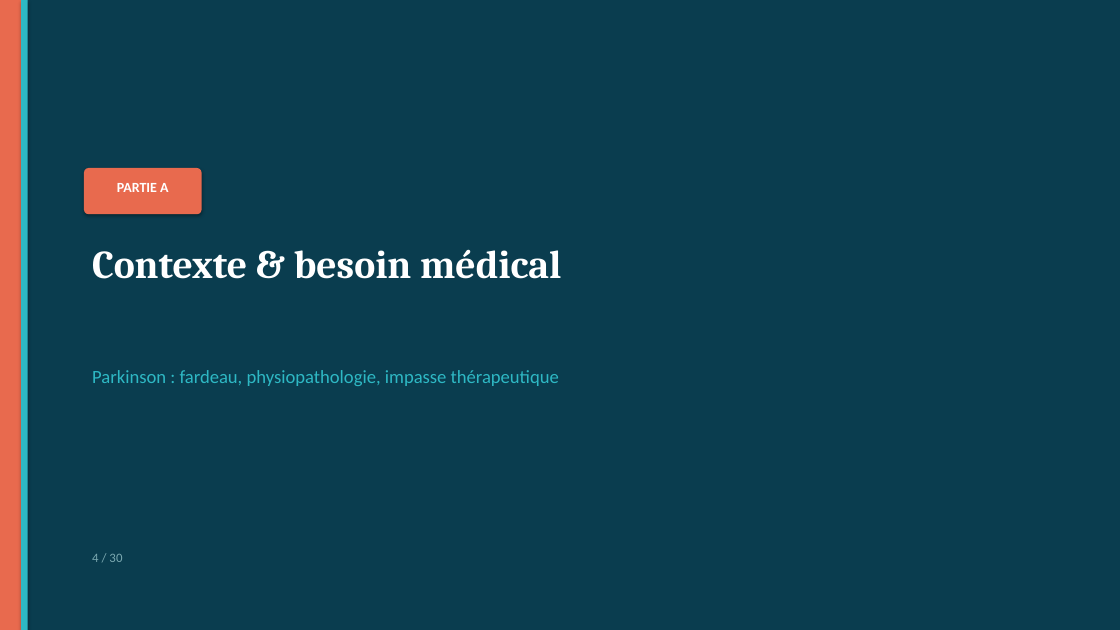
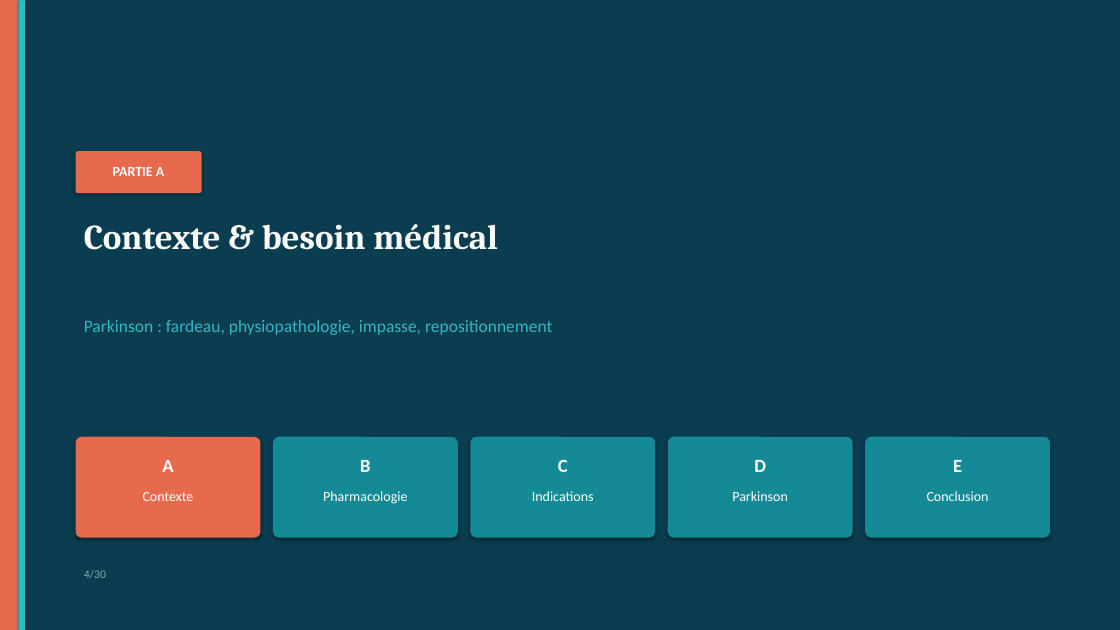
Before and after one commit to Mashtal-Platform/mashtal-platform, a slide deck: slide 4 of docs/presentation/Soutenance_GLP1_Parkinson.pptx. Drawn at 1120x630 pixels with LibreOffice and Linux fonts; fonts in the diff are those of the drawing. Boxes give left, top, right and bottom in pixels: in the first picture for what was removed or moved away, otherwise in the second. Text is boxed around its words. In the diff, an @@ line names an element or a change of style, - is before the commit and + after.

```diff
--- a/docs/presentation/Soutenance_GLP1_Parkinson.pptx
+++ b/docs/presentation/Soutenance_GLP1_Parkinson.pptx
@@ text "PARTIE A": place and size @@
-text "PARTIE A" at <box>117,183,168,192</box>
+text "PARTIE A" at <box>113,167,164,176</box>
@@ rounded rectangle: place and size @@
-rounded rectangle at <box>84,168,202,214</box>
+rounded rectangle at <box>76,151,202,193</box>
@@ rounded rectangle at <box>76,151,202,193</box>: proportions changed @@
@@ text "Contexte & besoin médical": place and size @@
-text "Contexte & besoin médical" at <box>92,249,561,279</box>
+text "Contexte & besoin médical" at <box>84,224,498,250</box>
@@ text "Contexte & besoin médical" at <box>84,224,498,250</box>: size 34 to 30 pt @@
@@ text at <box>84,320,552,335</box>: text changed; size 16 to 15 pt @@
-Parkinson : fardeau, physiopathologie, impasse thérapeutique
+Parkinson : fardeau, physiopathologie, impasse, repositionnement
@@ rounded rectangle added at <box>76,437,260,538</box>, fill #E86A4E @@
@@ rounded rectangle added at <box>273,437,458,538</box>, fill #148A96 @@
@@ rounded rectangle added at <box>471,437,655,538</box>, fill #148A96 @@
@@ rounded rectangle added at <box>668,437,853,538</box>, fill #148A96 @@
@@ rounded rectangle added at <box>865,437,1050,538</box>, fill #148A96 @@
@@ text added at <box>162,460,173,472</box>, 16 pt, text #FFFFFF, bold @@
+A
@@ text added at <box>360,460,370,472</box>, 16 pt, text #FFFFFF, bold @@
+B
@@ text added at <box>558,459,568,472</box>, 16 pt, text #FFFFFF, bold @@
+C
@@ text added at <box>754,460,766,472</box>, 16 pt, text #FFFFFF, bold @@
+D
@@ text added at <box>953,460,962,472</box>, 16 pt, text #FFFFFF, bold @@
+E
@@ text added at <box>143,492,194,501</box>, 12 pt, text #FFFFFF @@
+Contexte
@@ text added at <box>323,491,407,504</box>, 12 pt, text #FFFFFF @@
+Pharmacologie
@@ text added at <box>532,491,594,501</box>, 12 pt, text #FFFFFF @@
+Indications
@@ text added at <box>732,491,788,501</box>, 12 pt, text #FFFFFF @@
+Parkinson
@@ text added at <box>927,491,989,501</box>, 12 pt, text #FFFFFF @@
+Conclusion
@@ text at <box>84,570,106,578</box>: text changed; size 11 to 10 pt @@
-4 / 30
+4/30
```
Also in this commit, not shown: 25 other slides changed, 4 slides added, 4 slides removed, 9 other files.
